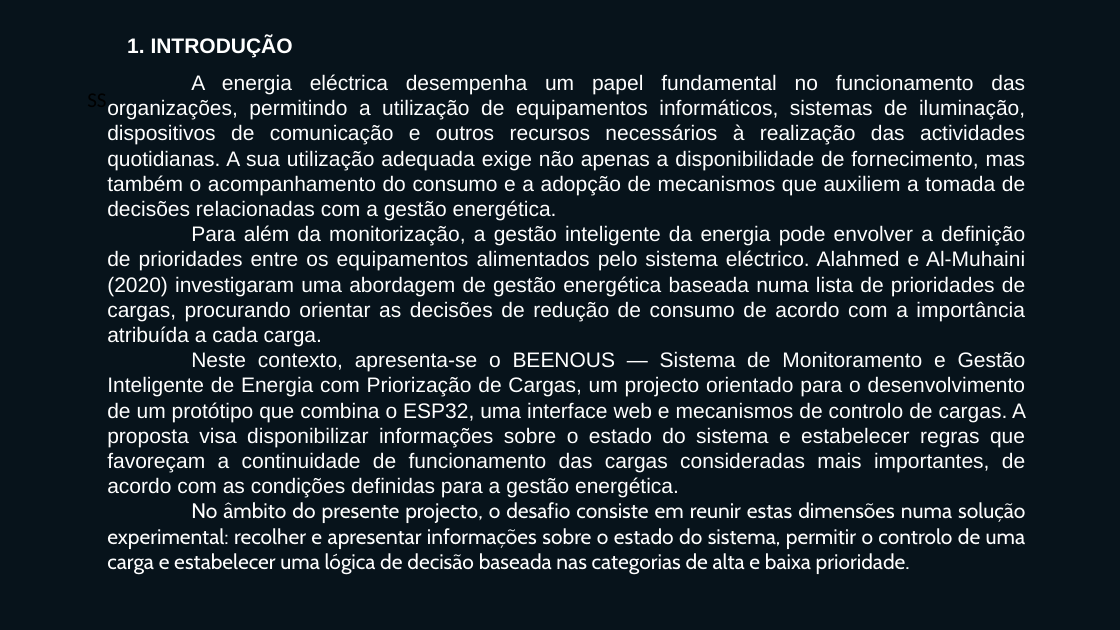
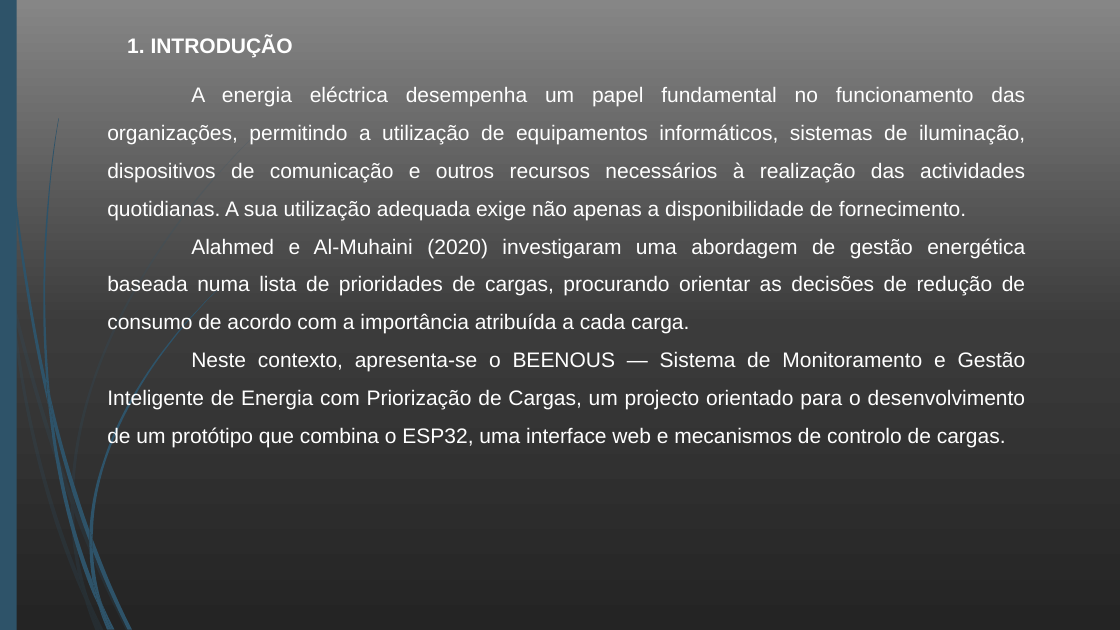
Before and after one commit to antoniosabino2026/BEENOUS, a slide deck: slide 3 of TCC/SLIDES/BEENOUS-Better-Energy-Efficiency.pptx. Drawn at 1120x630 pixels with LibreOffice and Linux fonts; fonts in the diff are those of the drawing. Boxes give left, top, right and bottom in pixels: in the first picture for what was removed or moved away, otherwise in the second. Text is boxed around its words. In the diff, an @@ line names an element or a change of style, - is before the commit and + after.

Commit message:
Criação do Pré-Projecto, do teste do sensor de tensãoFZ114, do Escquema eéctrico.

```diff
--- a/TCC/SLIDES/BEENOUS-Better-Energy-Efficiency.pptx
+++ b/TCC/SLIDES/BEENOUS-Better-Energy-Efficiency.pptx
@@ background #07131B to gradient #242424 to #3B3B3B to #868686 @@
@@ rectangle added at (0, 0, 17, 630), fill #2E5369 @@
@@ text at (107, 86, 1026, 447): text changed @@
-A energia eléctrica desempenha um papel fundamental no funcionamento das organizações, permitindo a utilização de equipamentos informáticos, sistemas de iluminação, dispositivos de comunicação e outros recursos necessários à realização das actividades quotidianas. A sua utilização adequada exige não apenas a disponibilidade de fornecimento, mas também o acompanhamento do consumo e a adopção de mecanismos que auxiliem a tomada de decisões relacionadas com a gestão energética.
-Para além da monitorização, a gestão inteligente da energia pode envolver a definição de prioridades entre os equipamentos alimentados pelo sistema eléctrico. Alahmed e Al-Muhaini (2020) investigaram uma abordagem de gestão energética baseada numa lista de prioridades de cargas, procurando orientar as decisões de redução de consumo de acordo com a importância atribuída a cada carga.
-Neste contexto, apresenta-se o BEENOUS — Sistema de Monitoramento e Gestão Inteligente de Energia com Priorização de Cargas, um projecto orientado para o desenvolvimento de um protótipo que combina o ESP32, uma interface web e mecanismos de controlo de cargas. A proposta visa disponibilizar informações sobre o estado do sistema e estabelecer regras que favoreçam a continuidade de funcionamento das cargas consideradas mais importantes, de acordo com as condições definidas para a gestão energética.
-No âmbito do presente projecto, o desafio consiste em reunir estas dimensões numa solução experimental: recolher e apresentar informações sobre o estado do sistema, permitir o controlo de uma carga e estabelecer uma lógica de decisão baseada nas categorias de alta e baixa prioridade.
+A energia eléctrica desempenha um papel fundamental no funcionamento das organizações, permitindo a utilização de equipamentos informáticos, sistemas de iluminação, dispositivos de comunicação e outros recursos necessários à realização das actividades quotidianas. A sua utilização adequada exige não apenas a disponibilidade de fornecimento.
+Alahmed e Al-Muhaini (2020) investigaram uma abordagem de gestão energética baseada numa lista de prioridades de cargas, procurando orientar as decisões de redução de consumo de acordo com a importância atribuída a cada carga.
+Neste contexto, apresenta-se o BEENOUS — Sistema de Monitoramento e Gestão Inteligente de Energia com Priorização de Cargas, um projecto orientado para o desenvolvimento de um protótipo que combina o ESP32, uma interface web e mecanismos de controlo de cargas.
@@ group added at (0, 129, 262, 630): 10 freeform shapes @@
@@ group added at (3, 0, 218, 630): 12 freeform shapes @@
```
Also in this commit, not shown: 7 other slides changed, 9 other files.
